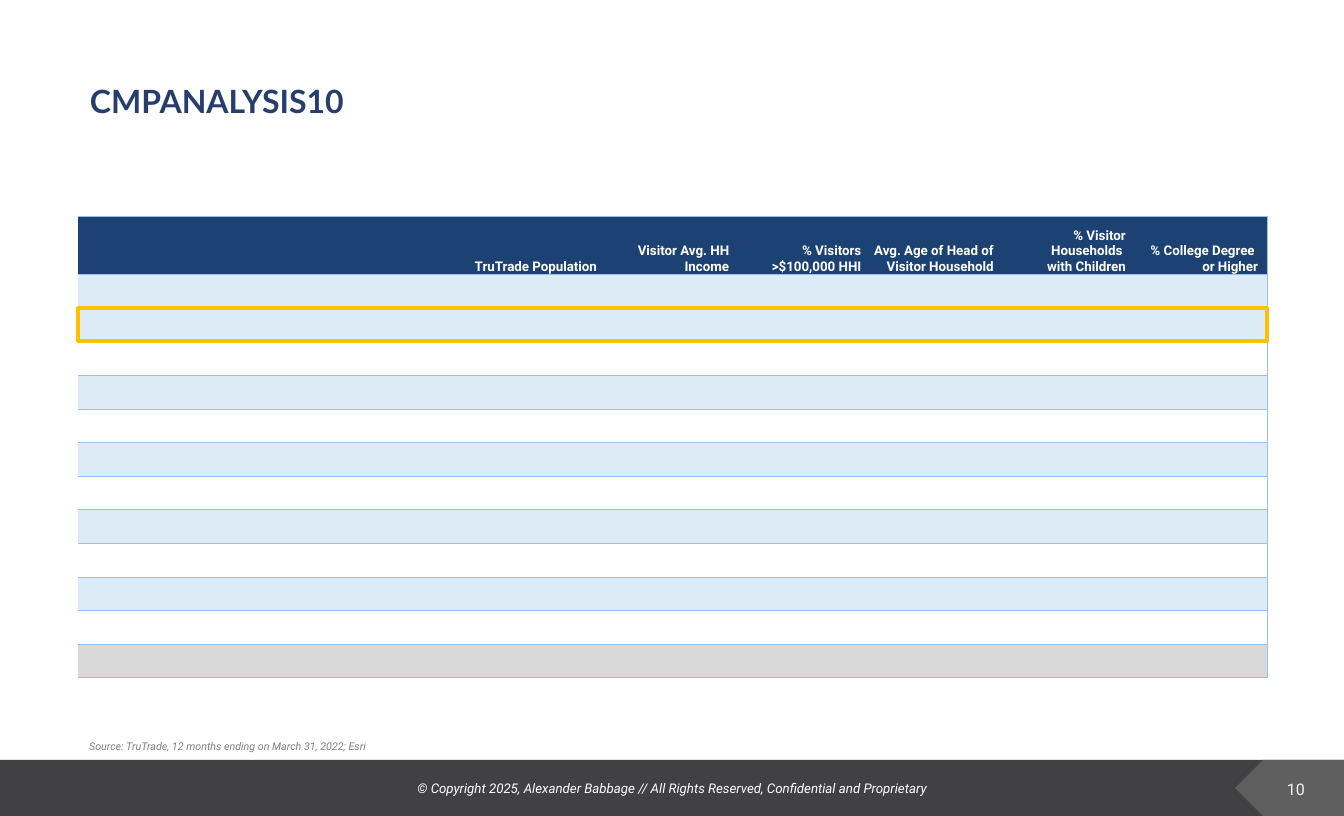
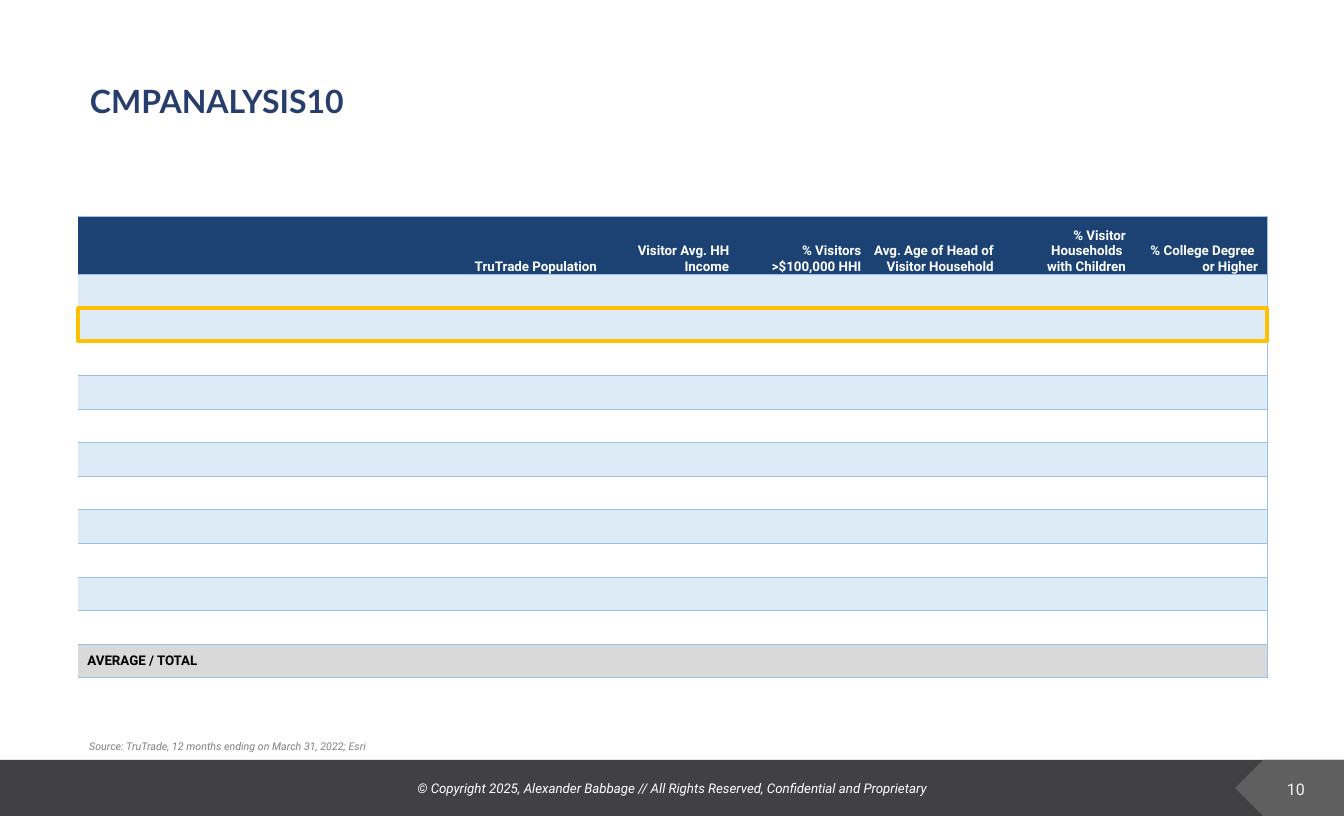
Before and after one commit to deeemdeeem/tt-report-automation, a slide deck: slide 10 of TT_report.pptx. Drawn at 1344x816 pixels with LibreOffice and Linux fonts; fonts in the diff are those of the drawing; background and template pictures are left out. Boxes give left, top, right and bottom in pixels: in the first picture for what was removed or moved away, otherwise in the second. Text is boxed around its words. In the diff, an @@ line names an element or a change of style, - is before the commit and + after.

```diff
--- a/TT_report.pptx
+++ b/TT_report.pptx
@@ table at [79, 217, 1269, 678] @@
-row 13, column 1: 
+row 13, column 1: AVERAGE / TOTAL
```
Also in this commit, not shown: 3 other slides changed, 6 slides removed, 3 other files.
